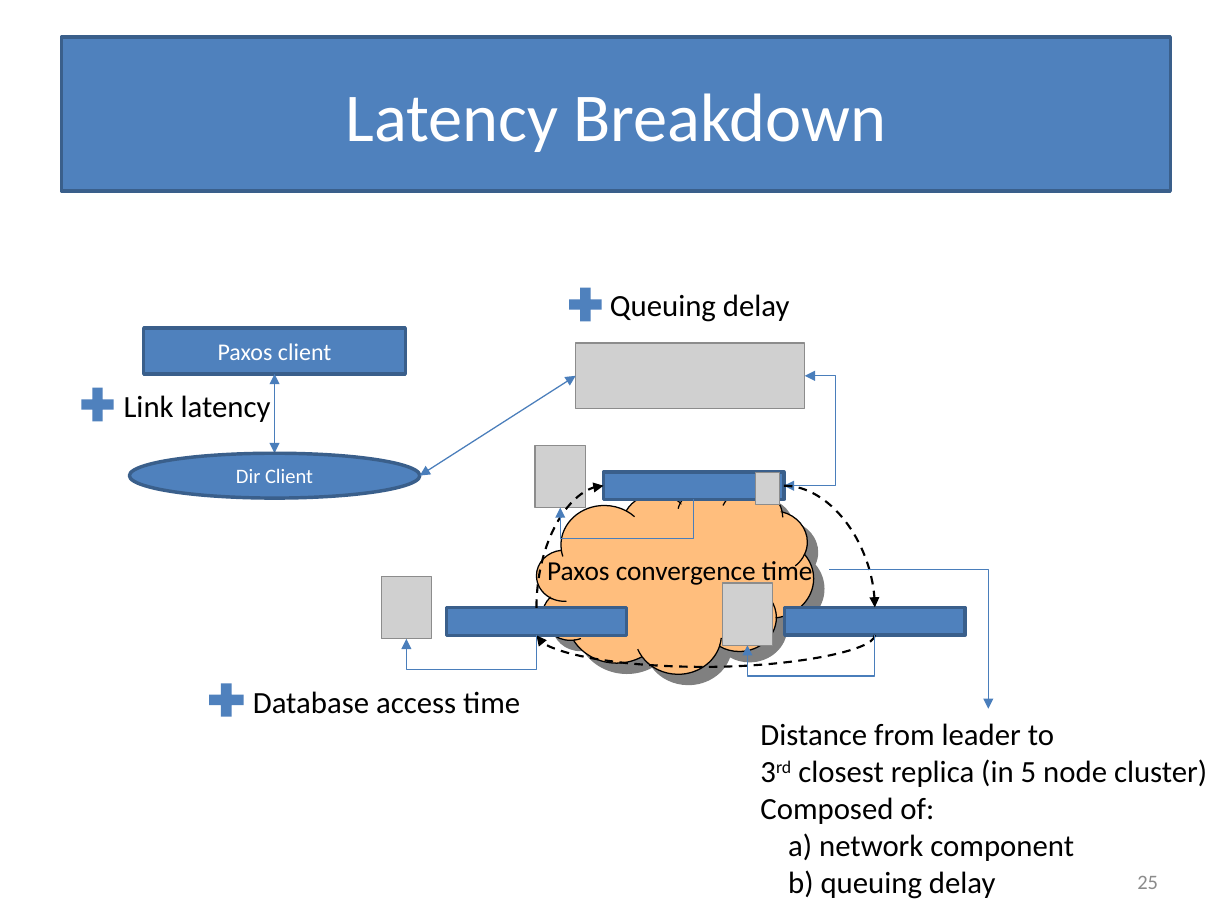
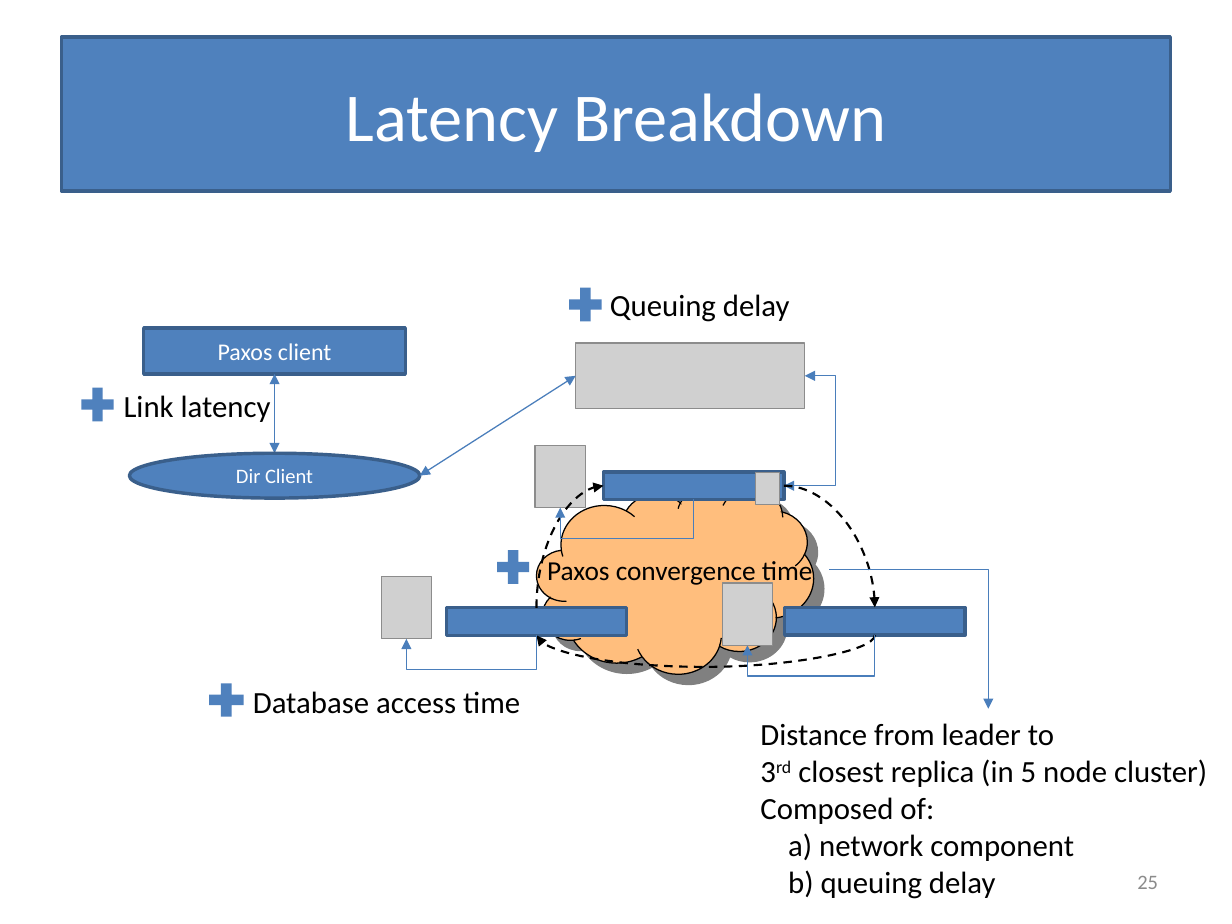
Before and after one commit to Slania/JPaxos-1, a slide deck: slide 25 of Paxos based directory updates for geo-replicated cloud storage.pptx. Drawn at 1232x924 pixels with LibreOffice and Linux fonts; fonts in the diff are those of the drawing; grey boxes stand for pictures. Boxes give left, top, right and bottom in pixels: in the first picture for what was removed or moved away, otherwise in the second. Text is boxed around its words. In the diff, an @@ line names an element or a change of style, - is before the commit and + after.

Commit message:
Sri | Updated ppt

```diff
--- a/Paxos based directory updates for geo-replicated cloud storage.pptx
+++ b/Paxos based directory updates for geo-replicated cloud storage.pptx
@@ plus sign added at (x1=492, y1=545, x2=535, y2=590), fill #4F81BD @@
```
Also in this commit, not shown: 3 other slides changed.
